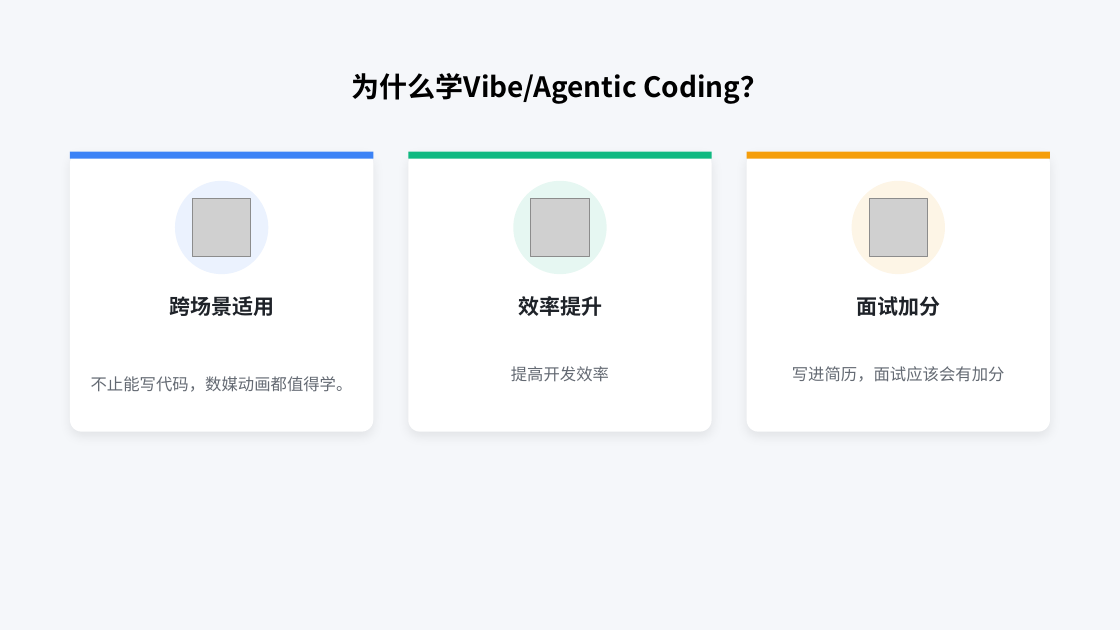
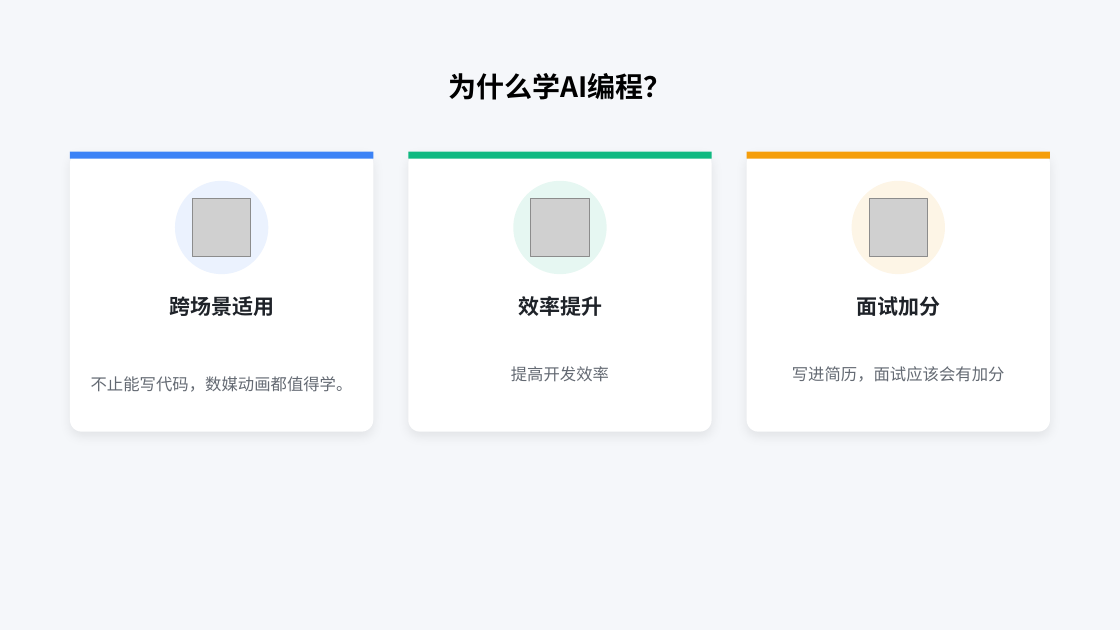
Before and after one commit to lolorzlol/Trae-UnityConfig-With-Tutorial, a slide deck: slide 2 of Tutorial-0/Vibe_Agentic Coding 课程PPT.pptx. Drawn at 1120x630 pixels with LibreOffice and Linux fonts; fonts in the diff are those of the drawing; grey boxes stand for pictures. Boxes give left, top, right and bottom in pixels: in the first picture for what was removed or moved away, otherwise in the second. Text is boxed around its words. In the diff, an @@ line names an element or a change of style, - is before the commit and + after.

```diff
--- a/Tutorial-0/Vibe_Agentic Coding 课程PPT.pptx
+++ b/Tutorial-0/Vibe_Agentic Coding 课程PPT.pptx
@@ text at [448, 73, 671, 100]: text changed @@
-为什么学Vibe/Agentic Coding？
+为什么学AI编程？
```
Also in this commit, not shown: 1 other slide changed, 1 slide added.
